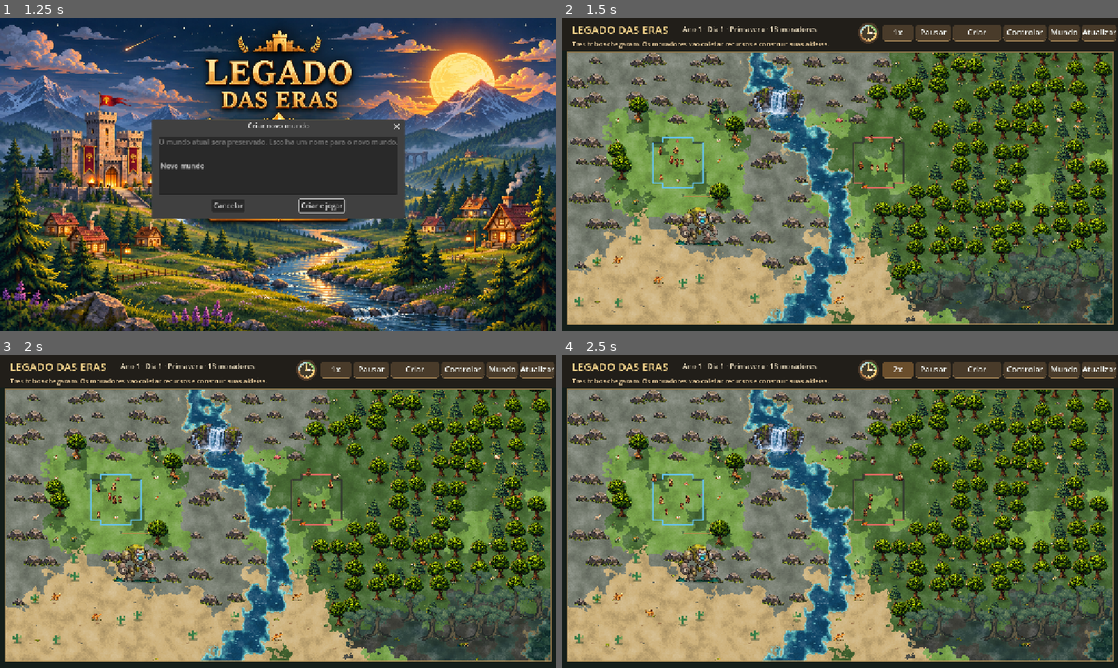
Above: before the commit, frames 1-4 (two rows, left to right).
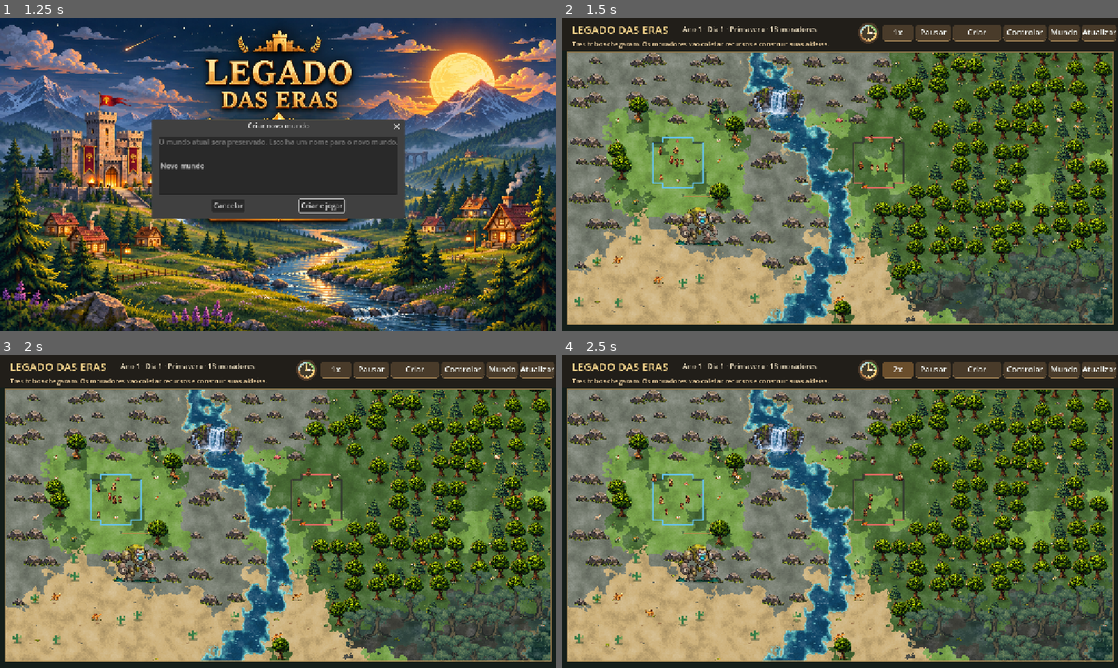
Above: after the commit, the same moments.

Repository: contateste123455667788994321-max/legados-das-eras
Game: Godot game, scene res://scenes/Main.tscn
The game is run twice, just before and just after one commit, with the same random seed, the same clock (stepped at 60 frames per second) and the same inputs.
Inputs:
- Up to frame 1 (1.25 s): click "Carregar mundo" at 0.5 s
- Up to frame 2 (1.5 s): click "Criar e jogar" at 1.25 s
- Up to frame 3 (2 s): no input
- Up to frame 4 (2.5 s): click "1x" at 2 s

Frame 1 is identical in both runs. In frame 2, 1.0% of the frame differs, in the area x 13-99%, y 11-98%; in frame 3, 1.0%; in frame 4, 1.0%.

Commit message:
Corrige desaparecimento prematuro de sprites nas bordas do mapa

Diff:
--- a/scripts/main.gd
+++ b/scripts/main.gd
@@ -437,8 +437,9 @@
 
 	for tree in world.trees.values():
 		var p: Vector2 = _world_to_screen(Vector2(float(tree["x"])+0.5+float(tree["ox"]),float(tree["y"])+0.5+float(tree["oy"])))
-		if not MAP_AREA.grow(-side*0.3).has_point(p): continue
 		var s: float = side*(1.78 if world.swamp_at(Vector2(float(tree["x"]),float(tree["y"]))) else 1.22)*world.tree_scale(tree)
+		# A copa ainda pode estar visivel quando a base sai da tela.
+		if not MAP_AREA.grow(s*1.35).has_point(p): continue
 		var tree_key:String=_natural_tree_key(tree)
 		var state: String = str(tree["state"])
 		if state == "stump":
@@ -530,9 +531,9 @@
 		var house_spots:Array[Vector2]=world.house_layout(town)
 		var farm_spots:Array[Vector2]=world.farm_layout(town)
 		var center := _world_to_screen(Vector2(float(town["x"]) + 0.5, float(town["y"]) + 0.5))
-		if not MAP_AREA.grow(140.0).has_point(center):
-			continue
 		var unit := TILE_SIZE * zoom
+		# Uma casa pode estar visivel muito longe do centro da vila.
+		# Cada desenho recorta seu proprio retangulo no limite do mapa.
 		for segment in town.get("palisades",[]):
 			var fence_pos:Vector2=_world_to_screen(Vector2(float(segment["x"])+0.5,float(segment["y"])+0.5))
 			_draw_palisade(fence_pos,unit,str(segment.get("axis","h")),segment)
@@ -566,15 +567,14 @@
 		if not bool(p["alive"]) and world.swamp_clock >= float(p.get("fell_at", -2.0)) + 1.4:
 			continue
 		var center := _world_to_screen(Vector2(float(p["x"]) + 0.5, float(p["y"]) + 0.5))
-		if not MAP_AREA.has_point(center):
-			continue
+		if not MAP_AREA.grow(32.0*zoom).has_point(center): continue
 		scene_depth.append({"y":center.y,"kind":"person","p":center,"actor":p})
 		if not bool(p["alive"]):
 			continue
 		if float(p.get("poison_remaining",0))>0 and MAP_AREA.grow(-12).has_point(center):
 			var pulse:float=0.55+0.25*sin(world.swamp_clock*8.0)
 			draw_arc(center,10.0*zoom,0,TAU,18,Color(0.48,0.78,0.24,pulse),1.5)
-		if int(p["id"]) == selected_person_id:
+		if int(p["id"]) == selected_person_id and MAP_AREA.grow(-18.0*zoom).has_point(center):
 			draw_arc(center, 14.0 * zoom, 0, TAU, 20, Color("#ffe890"), 2.0)
 			var task_name: String = "Nv. %d | %s" % [int(p.get("level",1)),str(p.get("task","Observando"))]
 			_draw_selected_life(p,center)
@@ -583,19 +583,18 @@
 				draw_rect(tag, Color("#201f16", 0.92), true)
 				draw_rect(tag, Color("#f7d890"), false, 1.0)
 				draw_string(ThemeDB.fallback_font, tag.position + Vector2(3.0, 13.0) * zoom, task_name, HORIZONTAL_ALIGNMENT_CENTER, tag.size.x - 6.0, maxi(10, int(11.0 * zoom)), Color("#ffe1a2"))
-		if int(p["id"]) == controlled_id:
+		if int(p["id"]) == controlled_id and MAP_AREA.grow(-20.0*zoom).has_point(center):
 			draw_arc(center, 18.0 * zoom, 0, TAU, 20, Color("#6cffda"), 3.0)
 	for b in world.beasts:
 		if not bool(b["alive"]):
 			continue
 		var center := _world_to_screen(Vector2(float(b["x"]) + 0.5, float(b["y"]) + 0.5))
-		if not MAP_AREA.has_point(center):
-			continue
+		if not MAP_AREA.grow(40.0*zoom).has_point(center): continue
 		var key := "bear" if str(b["species"]) == "Urso" else "wolf"
 		scene_depth.append({"y":center.y,"kind":"beast","p":center,"actor":b,"key":key})
-		if int(b["id"]) == selected_beast_id:
+		if int(b["id"]) == selected_beast_id and MAP_AREA.grow(-18.0*zoom).has_point(center):
 			draw_arc(center, 15.0 * zoom, 0, TAU, 20, Color("#ffe890"), 2.0)
-		if int(b["id"]) == controlled_id:
+		if int(b["id"]) == controlled_id and MAP_AREA.grow(-21.0*zoom).has_point(center):
 			draw_arc(center, 19.0 * zoom, 0, TAU, 20, Color("#6cffda"), 3.0)
 	_draw_depth_entities()
 	_draw_swamp_creatures()
@@ -2405,11 +2404,20 @@
 # Separa os pes do corpo para que a passada alterne com a distancia percorrida.
 func _draw_walk_sprite(texture:Texture2D,source:Rect2,p:Vector2,s:float,face:float,phase:float,moving:bool,bounce:float) -> void:
 	# Nao dividir pernas em blocos: a silhueta inteira permanece conectada.
-	var tilt:float=sin(phase)*0.025 if moving else 0.0
 	var dest:=Rect2(-s*0.5,-s*0.91-bounce,s,s)
-	if not MAP_AREA.encloses(Rect2(p+dest.position,dest.size)): return
-	draw_set_transform(p,tilt,Vector2(face,1))
-	draw_texture_rect_region(texture,dest,source)
+	_draw_actor_region_clipped(texture,source,p,dest,face)
+
+# Recortar os pixels visiveis, inclusive quando o ator olha para a esquerda.
+func _draw_actor_region_clipped(texture:Texture2D,source:Rect2,p:Vector2,dest:Rect2,face:float) -> void:
+	if texture==null or not dest.has_area(): return
+	var screen_rect:=Rect2(p+dest.position,dest.size)
+	var clipped:=screen_rect.intersection(MAP_AREA)
+	if not clipped.has_area(): return
+	var local:=Rect2(clipped.position-p,clipped.size)
+	if face<0.0: local.position.x=-(local.position.x+local.size.x)
+	var uv:=Rect2(source.position+(local.position-dest.position)/dest.size*source.size,local.size/dest.size*source.size)
+	draw_set_transform(p,0.0,Vector2(-1.0 if face<0.0 else 1.0,1.0))
+	draw_texture_rect_region(texture,local,uv)
 	draw_set_transform(Vector2.ZERO)
 
 
@@ -2589,7 +2597,7 @@
 	if texture!=null: _draw_water_actor(texture,source,p,s,face,depth,species,moving)
 
 func _draw_water_actor(texture:Texture2D,source:Rect2,p:Vector2,s:float,face:float,depth:float,species:String,moving:bool) -> void:
-	if not MAP_AREA.grow(-s).has_point(p): return
+	if not MAP_AREA.grow(s).has_point(p): return
 	var cycle:float=world.swamp_clock*(4.8 if species in ["turtle","camel","bear"] else 7.5)
 	var deep:bool=depth>=0.60
 	# A altura visivel e a remada variam por especie; preserva o rosto e a roupa de cada humano.
@@ -2600,8 +2608,10 @@
 	var bob:float=sin(cycle)*s*0.022 if moving and deep else 0.0
 	var cut:Rect2=Rect2(source.position,Vector2(source.size.x,source.size.y*fraction))
 	var dest:Rect2=Rect2(-s*0.5,-s*fraction+bob,s,s*fraction)
+	_draw_actor_region_clipped(texture,cut,p,dest,face)
+	# Acessorios e ondulacoes nao devem invadir a interface.
+	if not MAP_AREA.grow(-s).has_point(p): return
 	draw_set_transform(p,0,Vector2(face,1))
-	draw_texture_rect_region(texture,dest,cut)
 	if deep and moving:
 		var reach:float=sin(cycle)*s*0.16
 		if species=="human":
